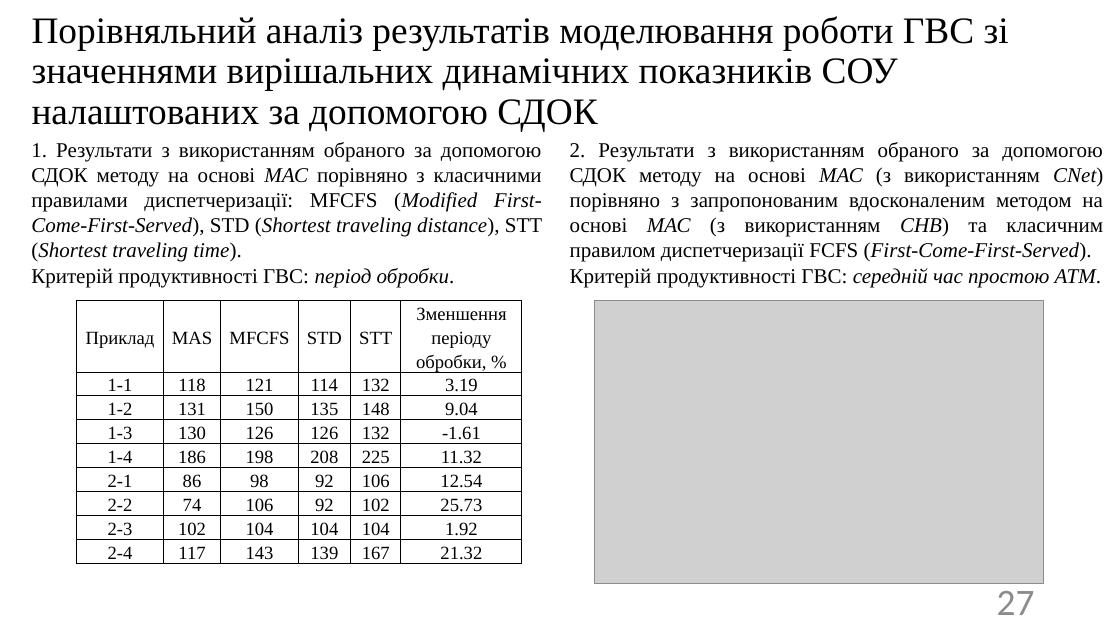
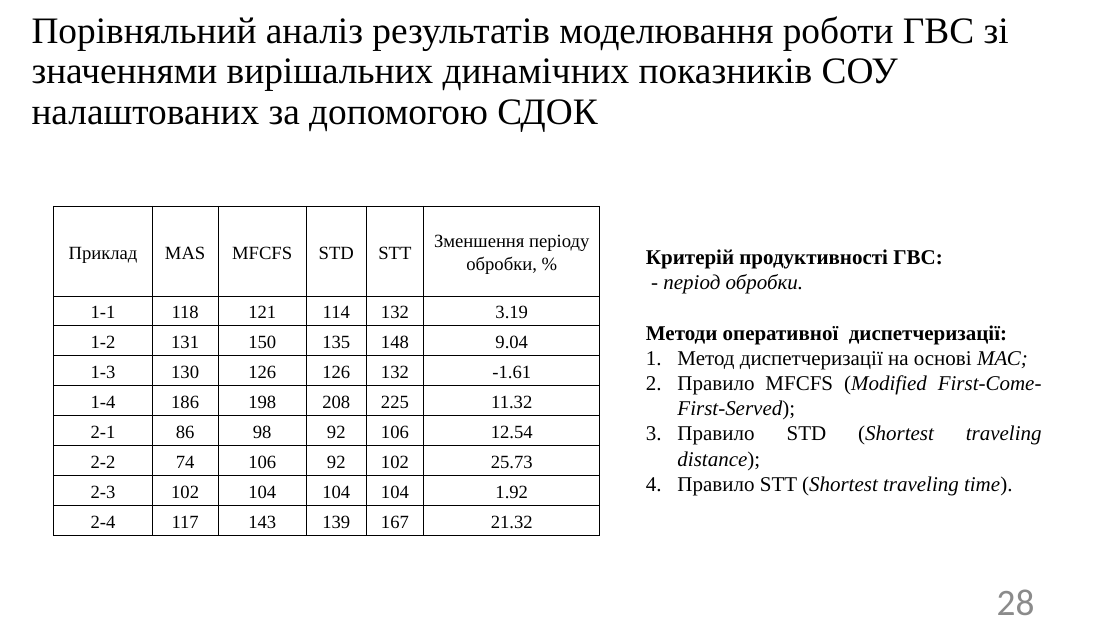
Before and after one commit to SPS-ik/diss, a slide deck: slide 28 of !pres.pptx (slide 27 before the commit). Drawn at 1120x630 pixels with LibreOffice and Linux fonts; fonts in the diff are those of the drawing; grey boxes stand for pictures. Boxes give left, top, right and bottom in pixels: in the first picture for what was removed or moved away, otherwise in the second. Text is boxed around its words. In the diff, an @@ line names an element or a change of style, - is before the commit and + after.

```diff
--- a/!pres.pptx
+++ b/!pres.pptx
@@ text removed at (31, 142, 542, 287) @@
-1. Результати з використанням обраного за допомогою СДОК методу на основі МАС порівняно з класичними правилами диспетчеризації: MFCFS (Modified First-Come-First-Served), STD (Shortest traveling distance), STT (Shortest traveling time).
-Критерій продуктивності ГВС: період обробки.
@@ text removed at (570, 142, 1103, 287) @@
-2. Результати з використанням обраного за допомогою СДОК методу на основі МАС (з використанням CNet) порівняно з запропонованим вдосконаленим методом на основі МАС (з використанням СНВ) та класичним правилом диспетчеризації FCFS (First-Come-First-Served).
-Критерій продуктивності ГВС: середній час простою АТМ.
@@ table: place and size @@
-table at (77, 301, 523, 584)
+table at (54, 207, 599, 536)
@@ text added at (646, 249, 1042, 496), 18 pt, text #000000 @@
+Критерій продуктивності ГВС:
+- період обробки.
+Методи оперативної диспетчеризації:
+1. Метод диспетчеризації на основі МАС;
+2. Правило MFCFS (Modified First-Come-First-Served);
+3. Правило STD (Shortest traveling distance);
+4. Правило STT (Shortest traveling time).
@@ picture removed at (594, 301, 1043, 584) @@
@@ page number at (997, 589, 1035, 615): text changed @@
-27
+28
```
Also in this commit, not shown: 11 other slides changed, 2 slides added, 2 slides removed, 5 other files.
